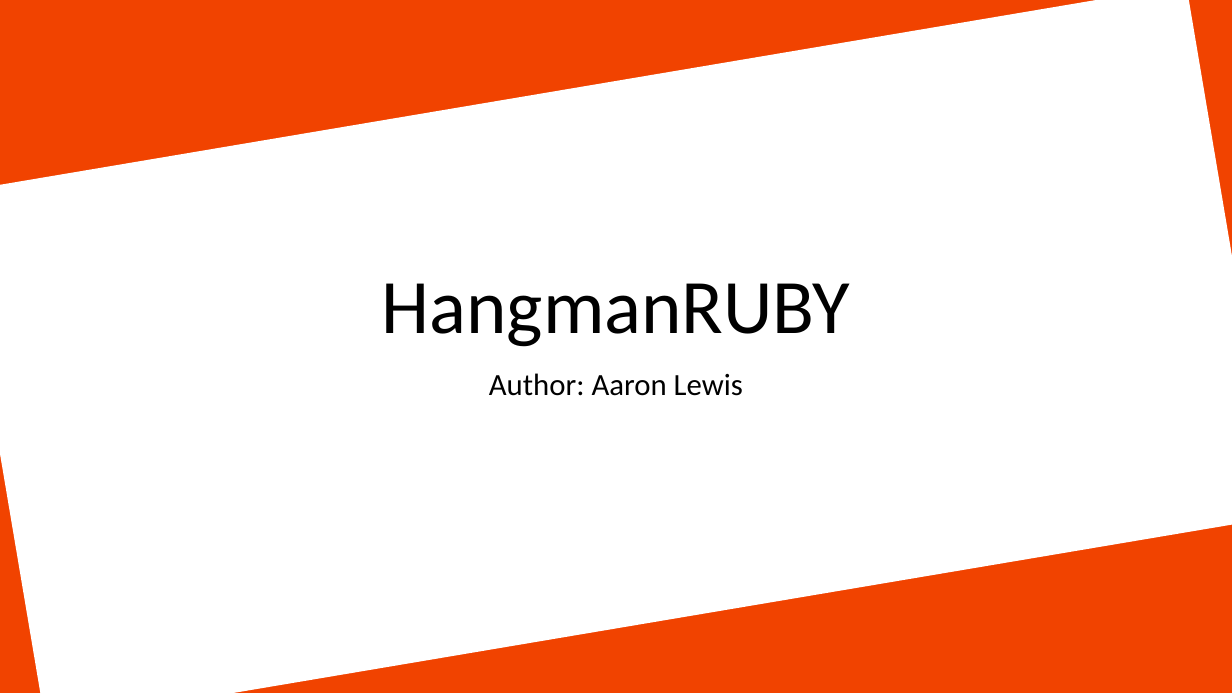
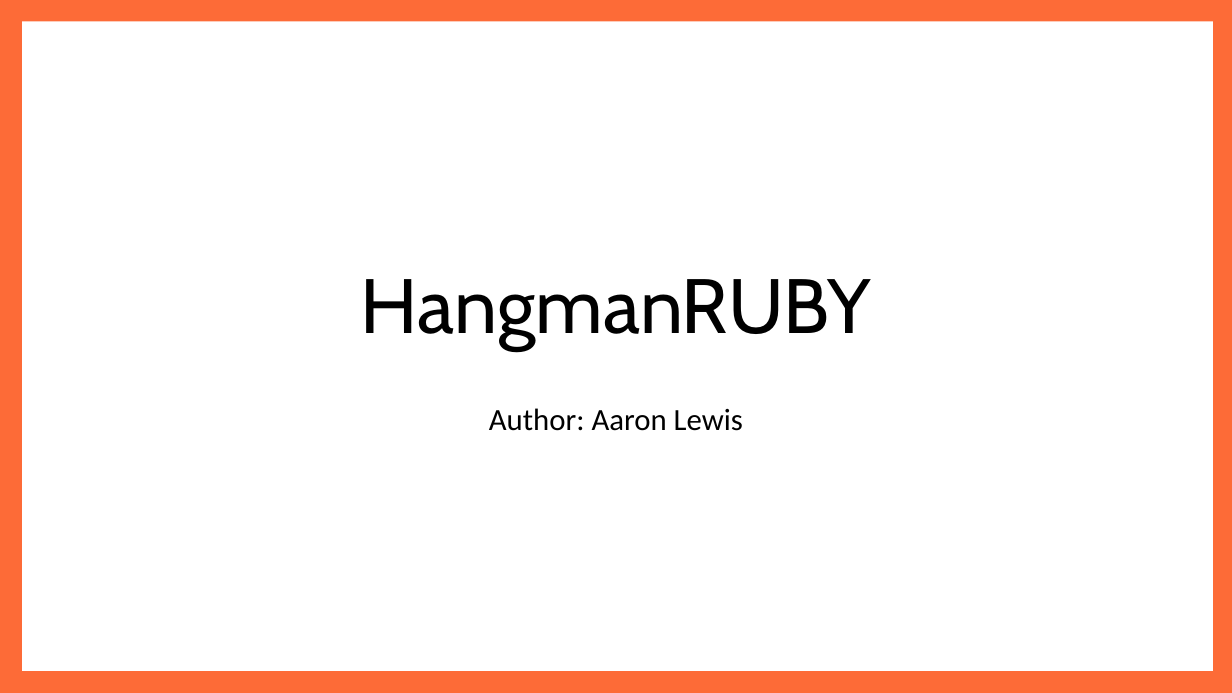
Before and after one commit to AaronL1011/HangmanRUBYPORT, a slide deck: slide 1 of docs/SlideDeck.pptx. Drawn at 1232x693 pixels with LibreOffice and Linux fonts; fonts in the diff are those of the drawing. Boxes give left, top, right and bottom in pixels: in the first picture for what was removed or moved away, otherwise in the second. Text is boxed around its words. In the diff, an @@ line names an element or a change of style, - is before the commit and + after.

Commit message:
Completed presentation

```diff
--- a/docs/SlideDeck.pptx
+++ b/docs/SlideDeck.pptx
@@ background #F14300 to #FD6B37 @@
@@ rectangle at (22,21,1214,671): rotation 350 to 0 degrees @@
@@ title "HangmanRUBY" at (361,279,872,350): font Calibri to Cabin @@
@@ subtitle "Author: Aaron Lewis": place and size @@
-subtitle "Author: Aaron Lewis" at (489,373,743,396)
+subtitle "Author: Aaron Lewis" at (489,408,743,431)
```
Also in this commit, not shown: 2 slides added, 2 other files.
